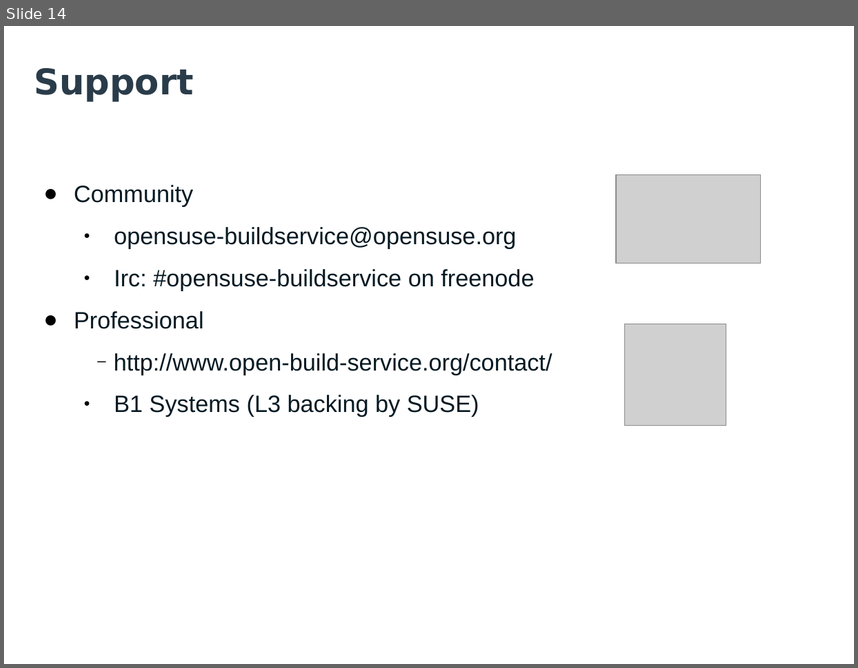
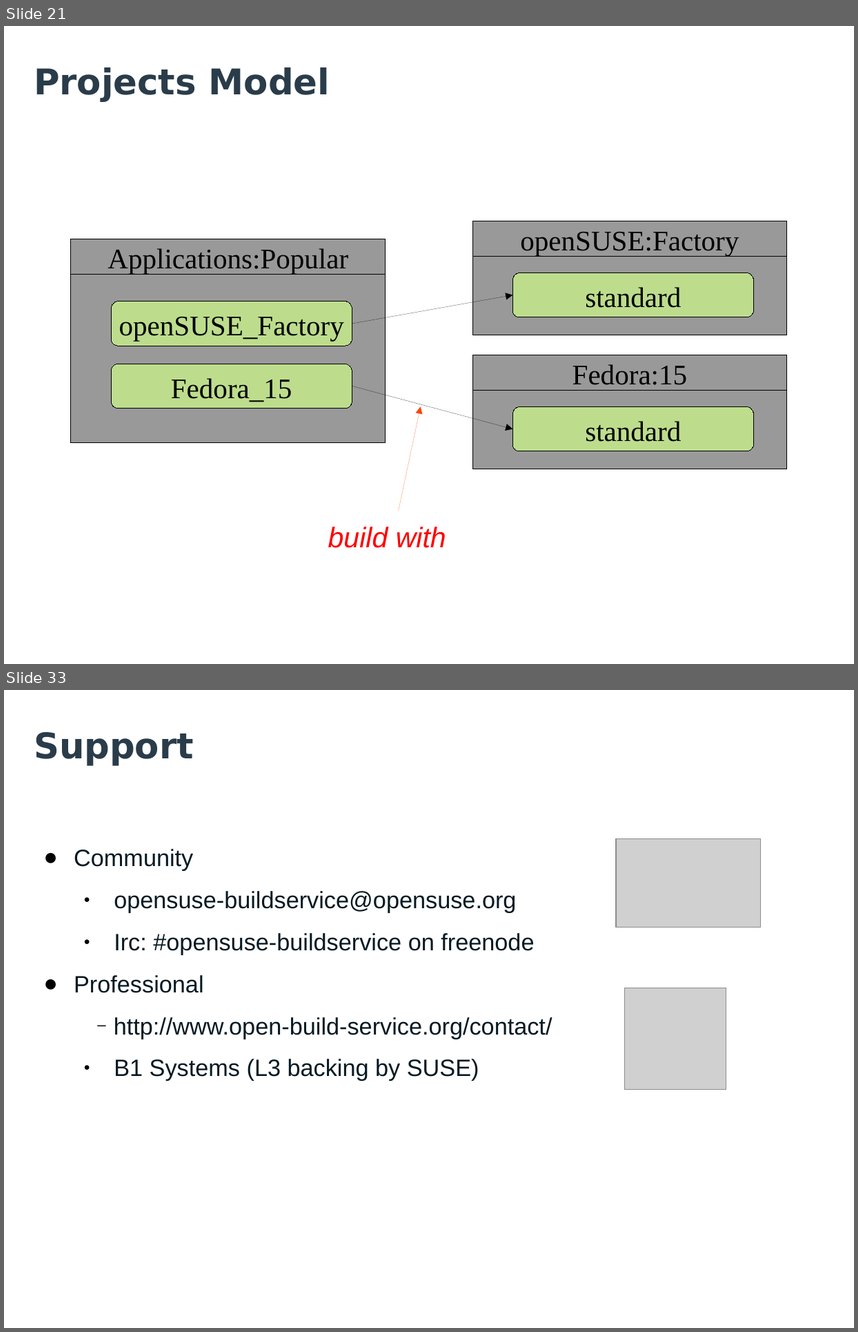
Before and after one commit to openSUSE/obs-landing, a slide deck: files/talks/OBS-Facts-Features-Future.odp. Shown one above the other, each under a label of ours: slide 14 before the commit, slides 21 and 33 after it; the slides between them are not shown. The pictures are 858x668 and 858x1332 pixels, drawn with LibreOffice and Linux fonts; fonts in the diff are those of the drawing; grey boxes stand for pictures; background and template pictures are left out. Boxes give left, top, right and bottom in pixels: in the first picture for what was removed or moved away, otherwise in the second. Text is boxed around its words. In the diff, an @@ line names an element or a change of style, - is before the commit and + after.

```diff
--- a/files/talks/OBS-Facts-Features-Future.odp
+++ b/files/talks/OBS-Facts-Features-Future.odp
@@ slide 21 added at (4,26,854,664), background #FFFFFF; not listed: 1 template element that a slide beside it also shows @@
@@ title added at (34,67,330,102), 30 pt, text #2A3C4A, bold @@
+Projects Model
@@ rectangle added at (473,221,787,334), fill #999999, outline #000000 0 pt, 24 pt, text #000000 @@
+openSUSE:Factory
@@ rectangle added at (71,239,386,441), fill #999999, outline #000000 0 pt, 24 pt, text #000000 @@
+Applications:Popular
@@ line added from (473, 256) to (787, 256), #000000 0 pt @@
@@ rounded rectangle added at (513,272,753,318), fill #BDDD8D, outline #000000 0 pt, 24 pt, text #000000 @@
+standard
@@ line added from (71, 274) to (386, 274), #000000 0 pt @@
@@ arrow added from (352, 323) to (513, 294), #000000 0 pt @@
@@ rounded rectangle added at (111,301,352,346), fill #BDDD8D, outline #000000 0 pt, 24 pt, text #000000 @@
+openSUSE_Factory
@@ rectangle added at (473,354,787,468), fill #999999, outline #000000 0 pt, 24 pt, text #000000 @@
+Fedora:15
@@ rounded rectangle added at (111,363,352,408), fill #BDDD8D, outline #000000 0 pt, 24 pt, text #000000 @@
+Fedora_15
@@ arrow added from (352, 385) to (513, 429), #000000 0 pt @@
@@ line added from (473, 390) to (787, 390), #000000 0 pt @@
@@ arrow added from (399, 510) to (421, 406), #FF420E 0 pt @@
@@ rounded rectangle added at (513,406,753,451), fill #BDDD8D, outline #000000 0 pt, 24 pt, text #000000 @@
+standard
@@ text added at (328,526,446,548), 24 pt, text #FF0000, italic @@
+build with
@@ what was slide 14 is now slide 33 @@
```
Also in this commit, not shown: 3 slides changed, 29 other slides added, 10 slides removed, 4 other files.
